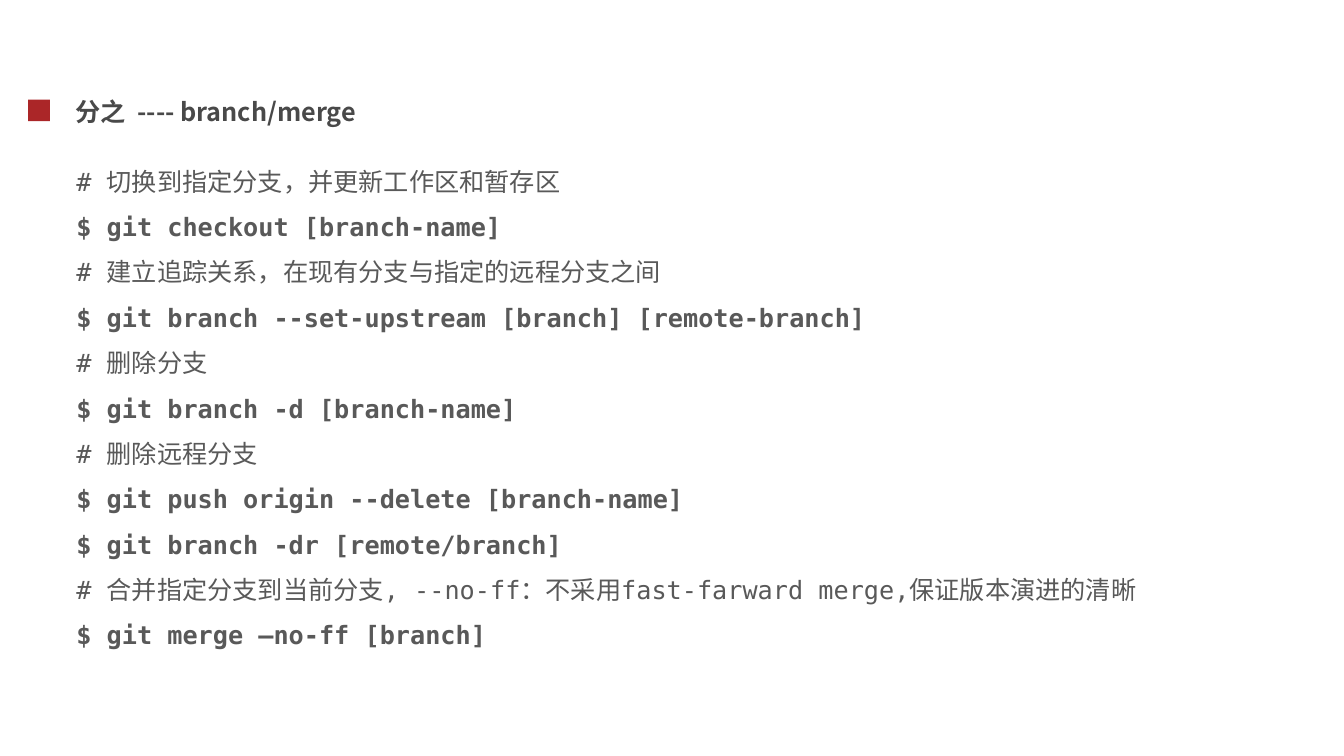
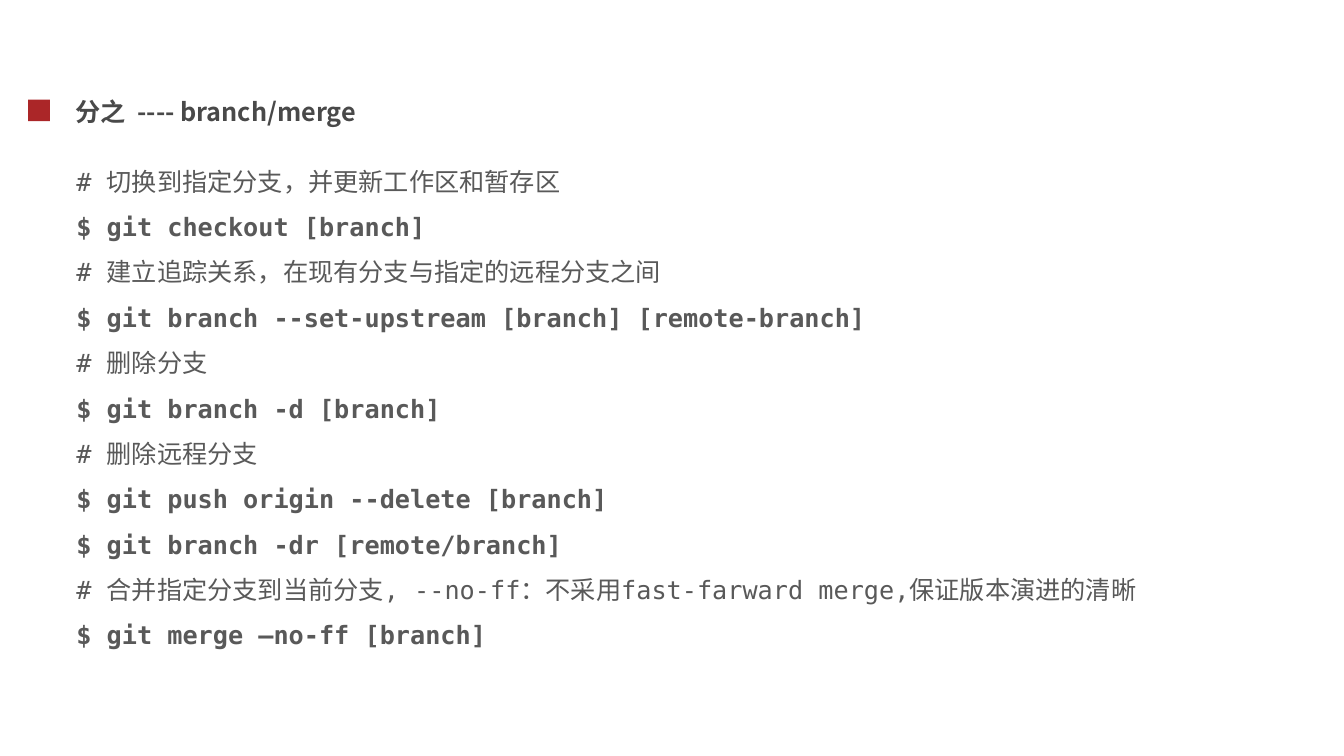
Before and after one commit to cash2one/note-1, a slide deck: slide 24 of toolbox/git使用.ppt. Drawn at 1344x756 pixels with LibreOffice and Linux fonts; fonts in the diff are those of the drawing; background and template pictures are left out. Boxes give left, top, right and bottom in pixels: in the first picture for what was removed or moved away, otherwise in the second. Text is boxed around its words. In the diff, an @@ line names an element or a change of style, - is before the commit and + after.

```diff
--- a/toolbox/git使用.ppt
+++ b/toolbox/git使用.ppt
@@ text at (107, 215, 425, 241): text changed @@
-$ git checkout [branch-name]
+$ git checkout [branch]
@@ text at (107, 397, 440, 423): text changed @@
-$ git branch -d [branch-name]
+$ git branch -d [branch]
@@ text at (107, 487, 607, 514): text changed @@
-$ git push origin --delete [branch-name]
+$ git push origin --delete [branch]
```
Also in this commit, not shown: 9 other slides changed.
